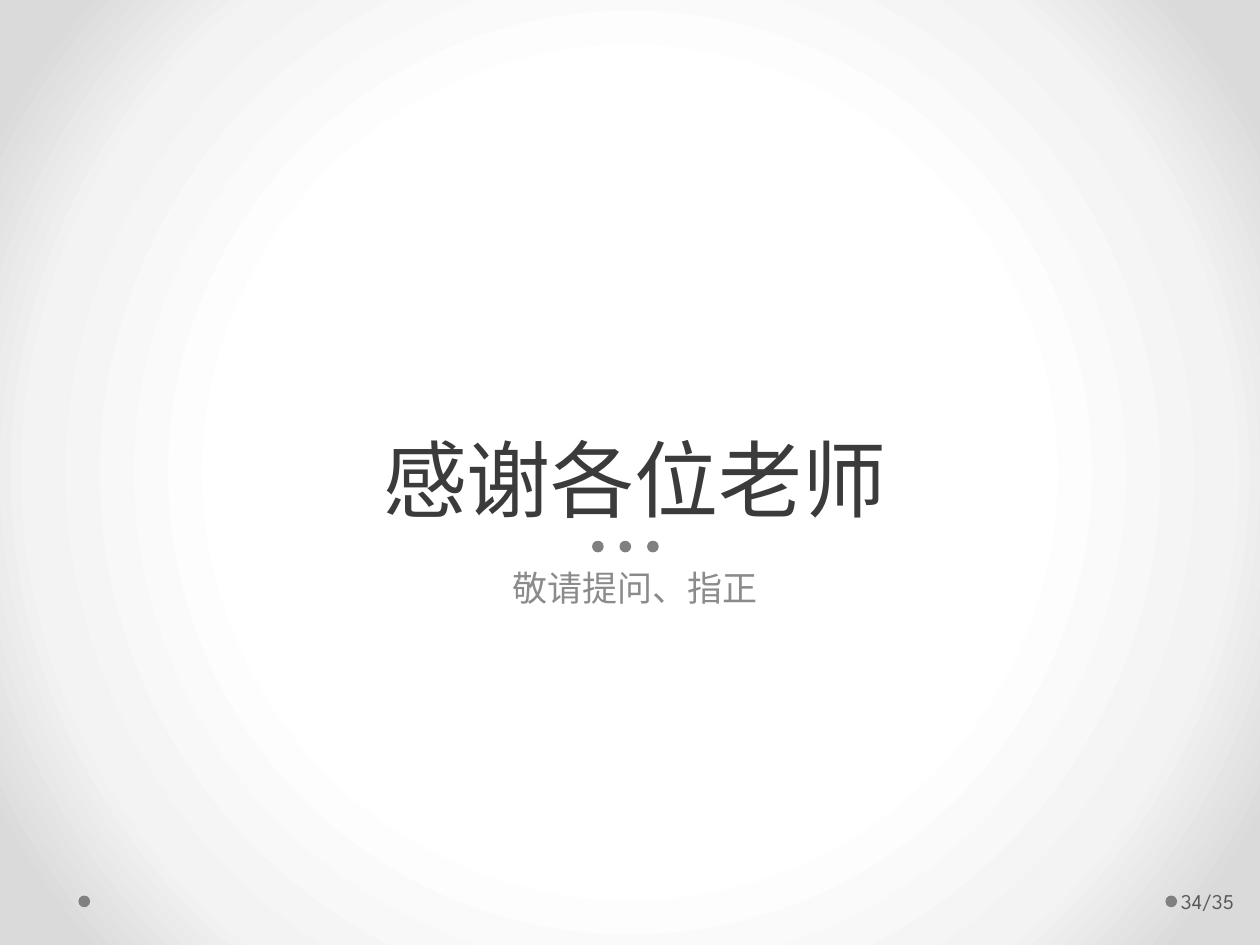
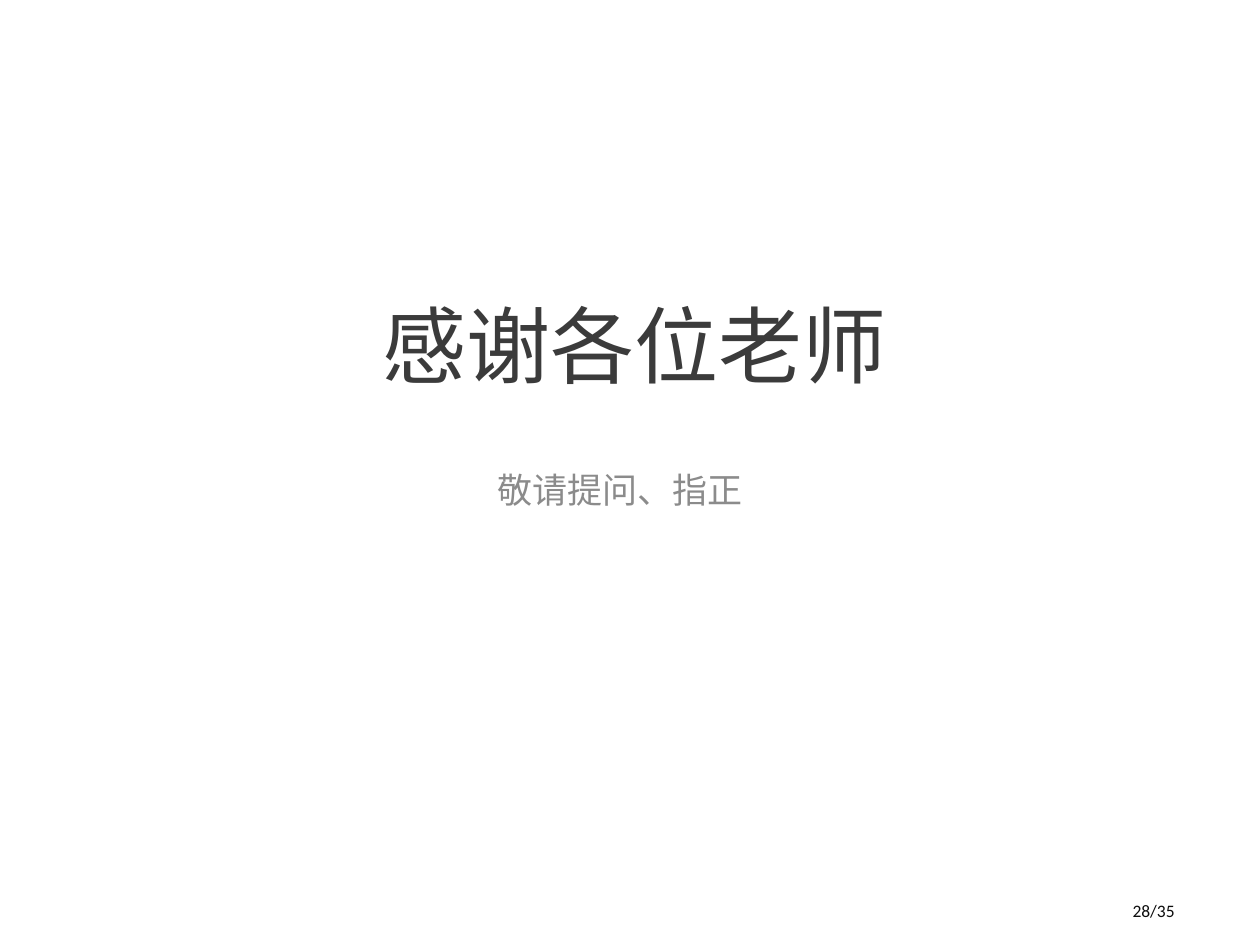
Before and after one commit to winniehajing/paper, a slide deck: slide 28 of 2012223040119-Defense-20150515-goahead.pptx (slide 34 before the commit). Drawn at 1260x945 pixels with LibreOffice and Linux fonts; fonts in the diff are those of the drawing. Boxes give left, top, right and bottom in pixels: in the first picture for what was removed or moved away, otherwise in the second. Text is boxed around its words. In the diff, an @@ line names an element or a change of style, - is before the commit and + after.

```diff
--- a/2012223040119-Defense-20150515-goahead.pptx
+++ b/2012223040119-Defense-20150515-goahead.pptx
@@ background gradient #FFFFFF to #F4F4F4 to #DADADA to #FFFFFF @@
@@ text "感谢各位老师": place and size @@
-text "感谢各位老师" at bbox=[383, 440, 887, 518]
+text "感谢各位老师" at bbox=[383, 306, 887, 384]
@@ text "敬请提问、指正": place and size @@
-text "敬请提问、指正" at bbox=[512, 571, 757, 604]
+text "敬请提问、指正" at bbox=[497, 473, 742, 506]
@@ ellipse removed at bbox=[592, 541, 604, 552] @@
@@ ellipse removed at bbox=[620, 541, 631, 552] @@
@@ ellipse removed at bbox=[648, 541, 659, 552] @@
@@ ellipse removed at bbox=[78, 896, 89, 907] @@
@@ ellipse removed at bbox=[1166, 896, 1177, 907] @@
@@ page number at bbox=[1133, 905, 1175, 918]: text changed; size 12 to 10 pt; font League Spartan to Calibri; text colour #595959 to #0D0D0D @@
-34/35
+28/35
```
Also in this commit, not shown: 4 other slides changed, 23 slides added, 29 slides removed, 1 other file.
